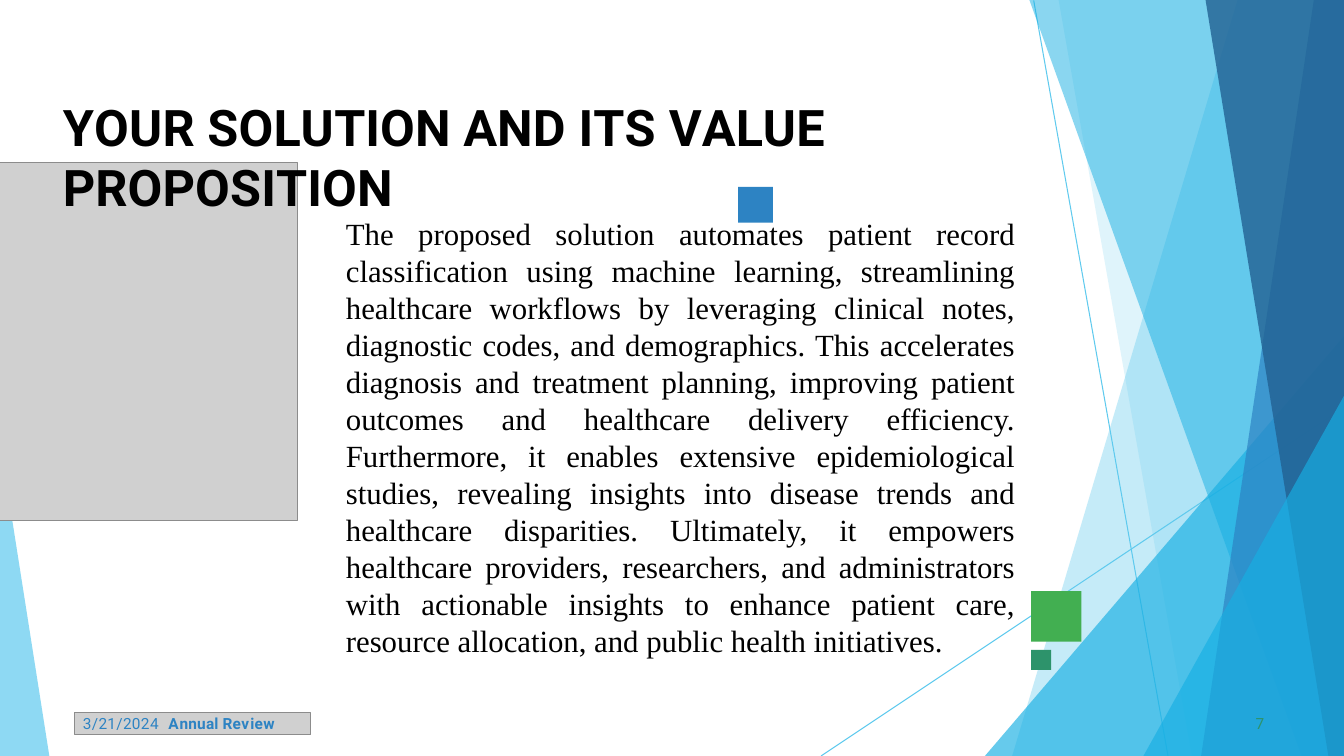
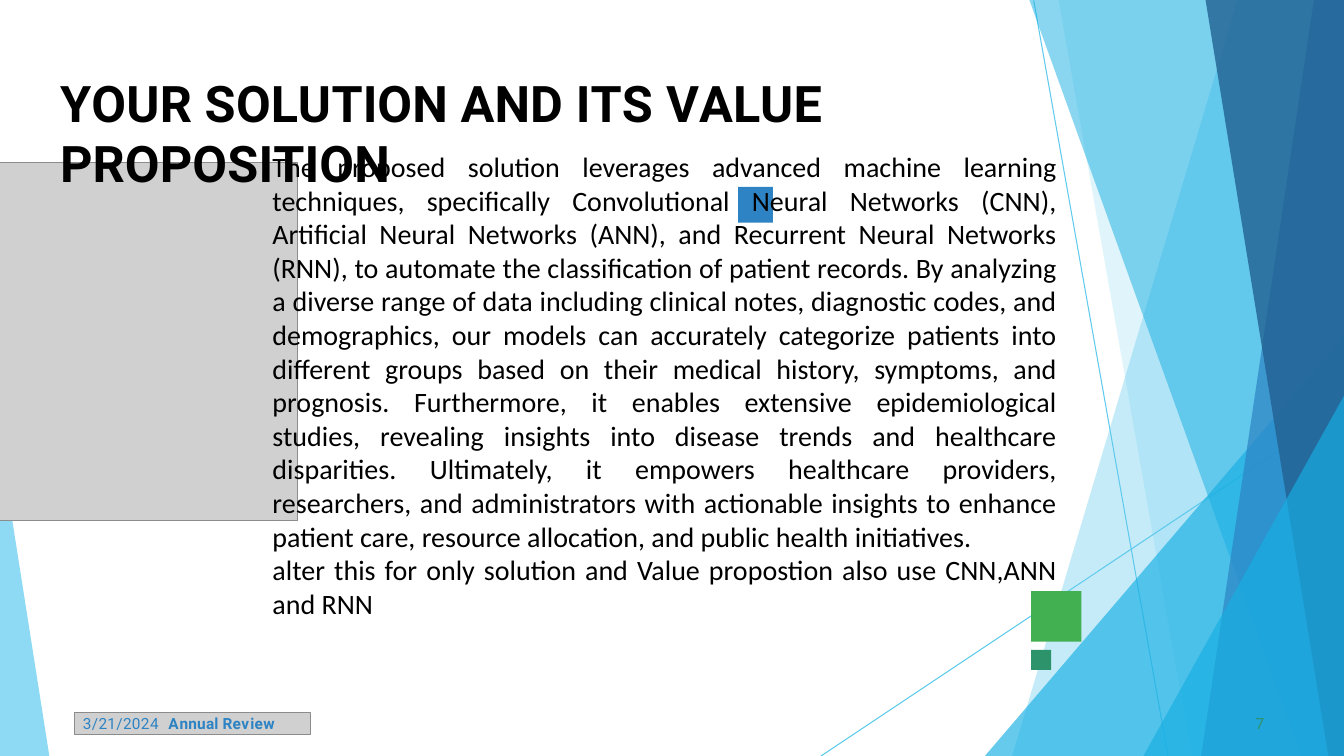
Before and after one commit to Harshini-priyaa/TNSDC-Generative_AI, a slide deck: slide 7 of Template_Presentation_Students (Harshinipriyaa).pptx. Drawn at 1344x756 pixels with LibreOffice and Linux fonts; fonts in the diff are those of the drawing; grey boxes stand for pictures. Boxes give left, top, right and bottom in pixels: in the first picture for what was removed or moved away, otherwise in the second. Text is boxed around its words. In the diff, an @@ line names an element or a change of style, - is before the commit and + after.

```diff
--- a/Template_Presentation_Students (Harshinipriyaa).pptx
+++ b/Template_Presentation_Students (Harshinipriyaa).pptx
@@ title "YOUR SOLUTION AND ITS VALUE ...": place and size @@
-title "YOUR SOLUTION AND ITS VALUE ..." at box(63, 109, 825, 218)
+title "YOUR SOLUTION AND ITS VALUE ..." at box(60, 85, 822, 194)
@@ text at box(272, 154, 1057, 615): text changed; size 22 to 20 pt; font Times New Roman to Calibri @@
-The proposed solution automates patient record classification using machine learning, streamlining healthcare workflows by leveraging clinical notes, diagnostic codes, and demographics. This accelerates diagnosis and treatment planning, improving patient outcomes and healthcare delivery efficiency. Furthermore, it enables extensive epidemiological studies, revealing insights into disease trends and healthcare disparities. Ultimately, it empowers healthcare providers, researchers, and administrators with actionable insights to enhance patient care, resource allocation, and public health initiatives.
+The proposed solution leverages advanced machine learning techniques, specifically Convolutional Neural Networks (CNN), Artificial Neural Networks (ANN), and Recurrent Neural Networks (RNN), to automate the classification of patient records. By analyzing a diverse range of data including clinical notes, diagnostic codes, and demographics, our models can accurately categorize patients into different groups based on their medical history, symptoms, and prognosis. Furthermore, it enables extensive epidemiological studies, revealing insights into disease trends and healthcare disparities. Ultimately, it empowers healthcare providers, researchers, and administrators with actionable insights to enhance patient care, resource allocation, and public health initiatives.
+alter this for only solution and Value propostion also use CNN,ANN and RNN
```
Also in this commit, not shown: 5 other slides changed.
